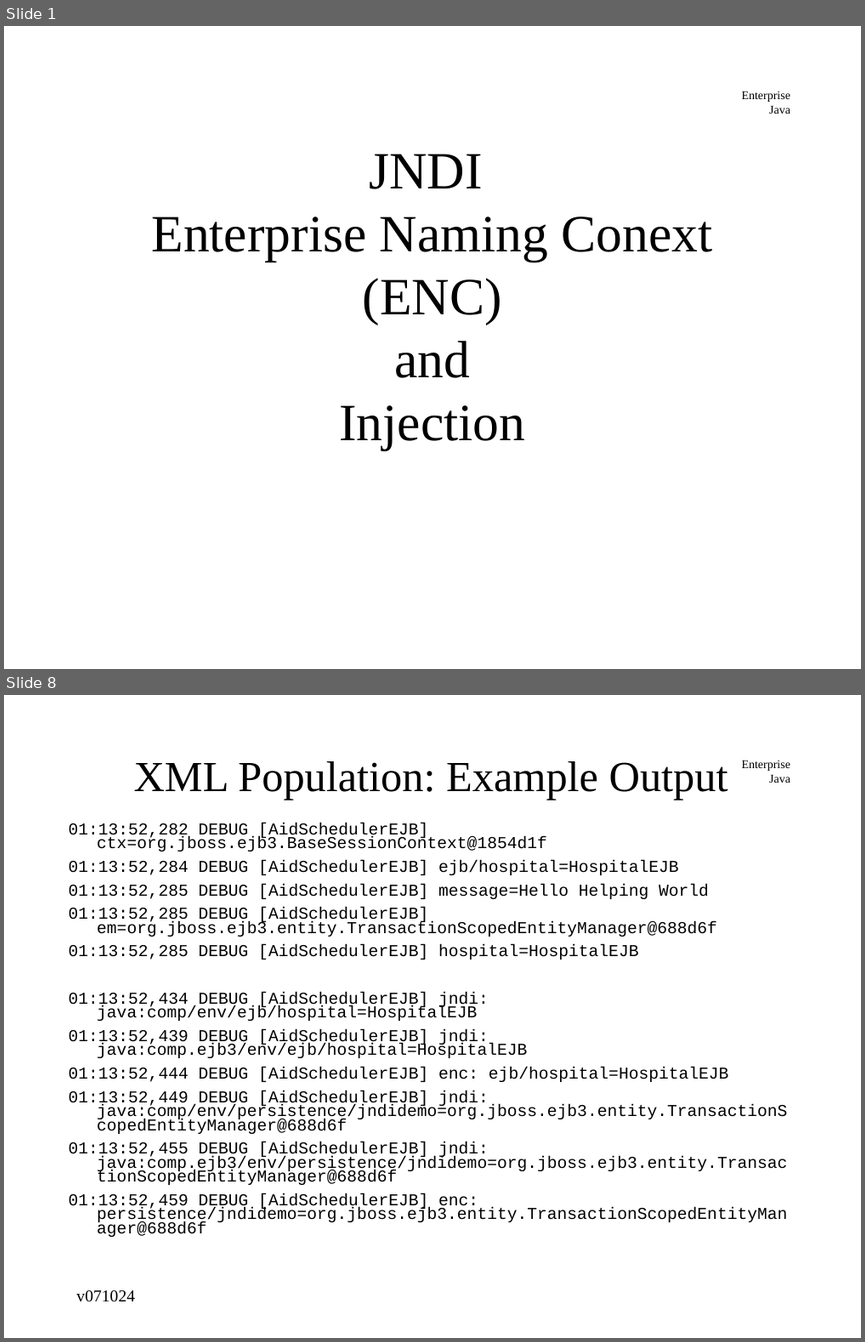
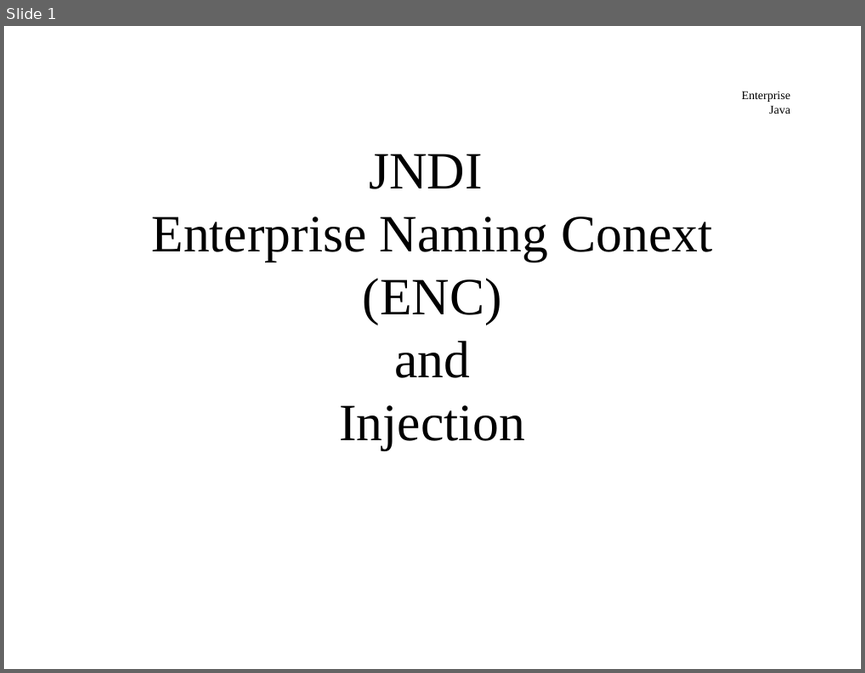
Before and after one commit to jcstaff/ejava-javaee, a slide deck: jndiDemo/src/site/resources/lectures/jndiENC.ppt. Shown one above the other, each under a label of ours: slides 1 and 8 before the commit, slide 1 after it; the slides between them are not shown. The pictures are 865x1342 and 865x673 pixels, drawn with LibreOffice and Linux fonts; fonts in the diff are those of the drawing. Boxes give left, top, right and bottom in pixels: in the first picture for what was removed or moved away, otherwise in the second. Text is boxed around its words. In the diff, an @@ line names an element or a change of style, - is before the commit and + after.

```diff
--- a/jndiDemo/src/site/resources/lectures/jndiENC.ppt
+++ b/jndiDemo/src/site/resources/lectures/jndiENC.ppt
@@ slide 8 removed at (4, 695, 861, 1338), background #FFFFFF; not listed: 1 template element that a slide beside it also shows @@
@@ title removed at (134, 761, 728, 800) @@
-XML Population: Example Output
@@ text removed at (69, 823, 787, 1236) @@
-01:13:52,282 DEBUG [AidSchedulerEJB] ctx=org.jboss.ejb3.BaseSessionContext@1854d1f
-01:13:52,284 DEBUG [AidSchedulerEJB] ejb/hospital=HospitalEJB
-01:13:52,285 DEBUG [AidSchedulerEJB] message=Hello Helping World
-01:13:52,285 DEBUG [AidSchedulerEJB] em=org.jboss.ejb3.entity.TransactionScopedEntityManager@688d6f
-01:13:52,285 DEBUG [AidSchedulerEJB] hospital=HospitalEJB
-01:13:52,434 DEBUG [AidSchedulerEJB] jndi: java:comp/env/ejb/hospital=HospitalEJB
-01:13:52,439 DEBUG [AidSchedulerEJB] jndi: java:comp.ejb3/env/ejb/hospital=HospitalEJB
-01:13:52,444 DEBUG [AidSchedulerEJB] enc: ejb/hospital=HospitalEJB
-01:13:52,449 DEBUG [AidSchedulerEJB] jndi: java:comp/env/persistence/jndidemo=org.jboss.ejb3.entity.TransactionScopedEntityManager@688d6f
-01:13:52,455 DEBUG [AidSchedulerEJB] jndi: java:comp.ejb3/env/persistence/jndidemo=org.jboss.ejb3.entity.TransactionScopedEntityManager@688d6f
-01:13:52,459 DEBUG [AidSchedulerEJB] enc: persistence/jndidemo=org.jboss.ejb3.entity.TransactionScopedEntityManager@688d6f
@@ text removed at (76, 1290, 135, 1302) @@
-v071024
```
Also in this commit, not shown: 15 slides changed, 4 slides added, 5 other files.
